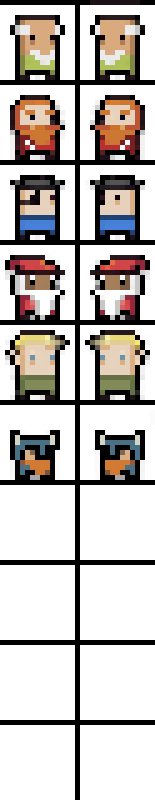
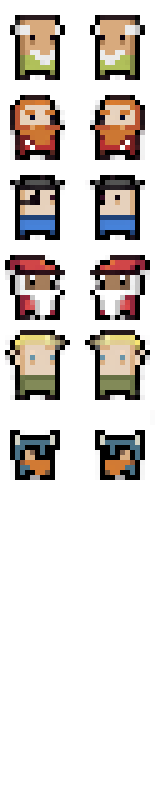
Layer changes from the first 155x800 image to the second:
painted on "Calque" over [90, 0, 140, 5]
hid "Arrière-plan" over [0, 0, 155, 800]
